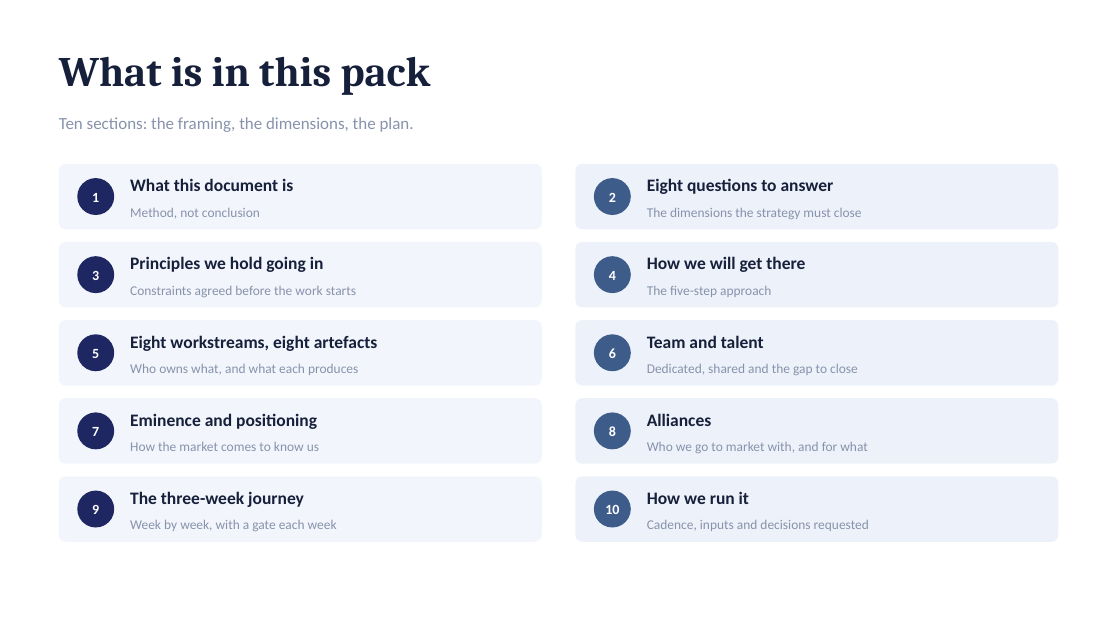
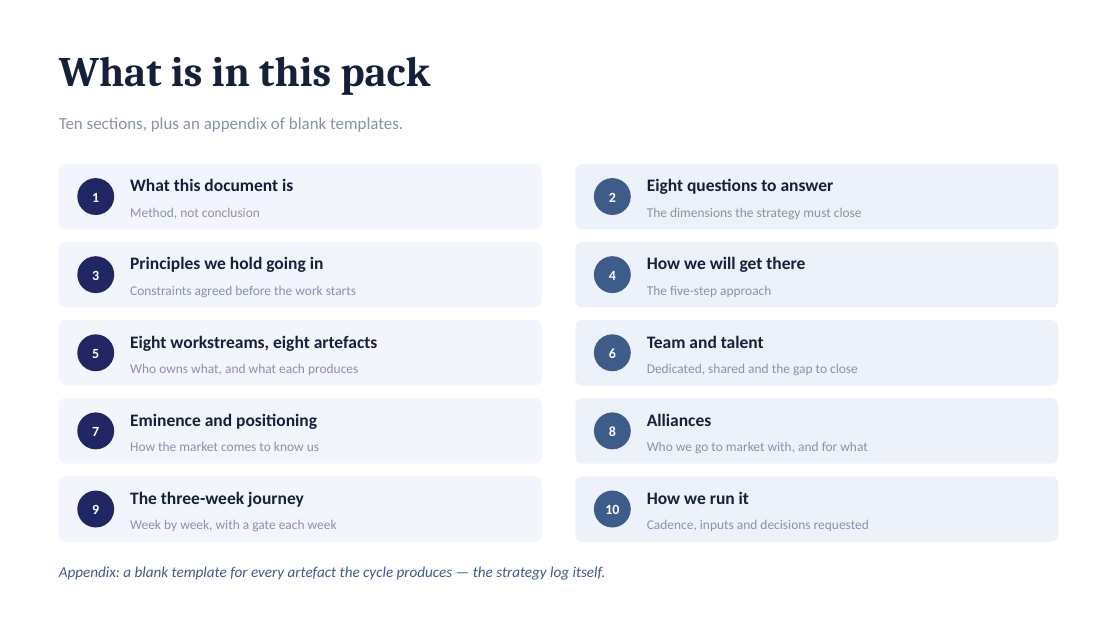
Before and after one commit to dhajjar-cyber/bae, a slide deck: slide 2 of FSI strategy/EAIND-FSI-Strategy-Development-Plan.pptx. Drawn at 1120x630 pixels with LibreOffice and Linux fonts; fonts in the diff are those of the drawing. Boxes give left, top, right and bottom in pixels: in the first picture for what was removed or moved away, otherwise in the second. Text is boxed around its words. In the diff, an @@ line names an element or a change of style, - is before the commit and + after.

```diff
--- a/FSI strategy/EAIND-FSI-Strategy-Development-Plan.pptx
+++ b/FSI strategy/EAIND-FSI-Strategy-Development-Plan.pptx
@@ text at bbox=[59, 117, 403, 132]: text changed @@
-Ten sections: the framing, the dimensions, the plan.
+Ten sections, plus an appendix of blank templates.
@@ text added at bbox=[59, 566, 606, 580], 13 pt, text #3E5C8A, italic @@
+Appendix: a blank template for every artefact the cycle produces — the strategy log itself.
```
Also in this commit, not shown: 10 slides added, 2 other files.
